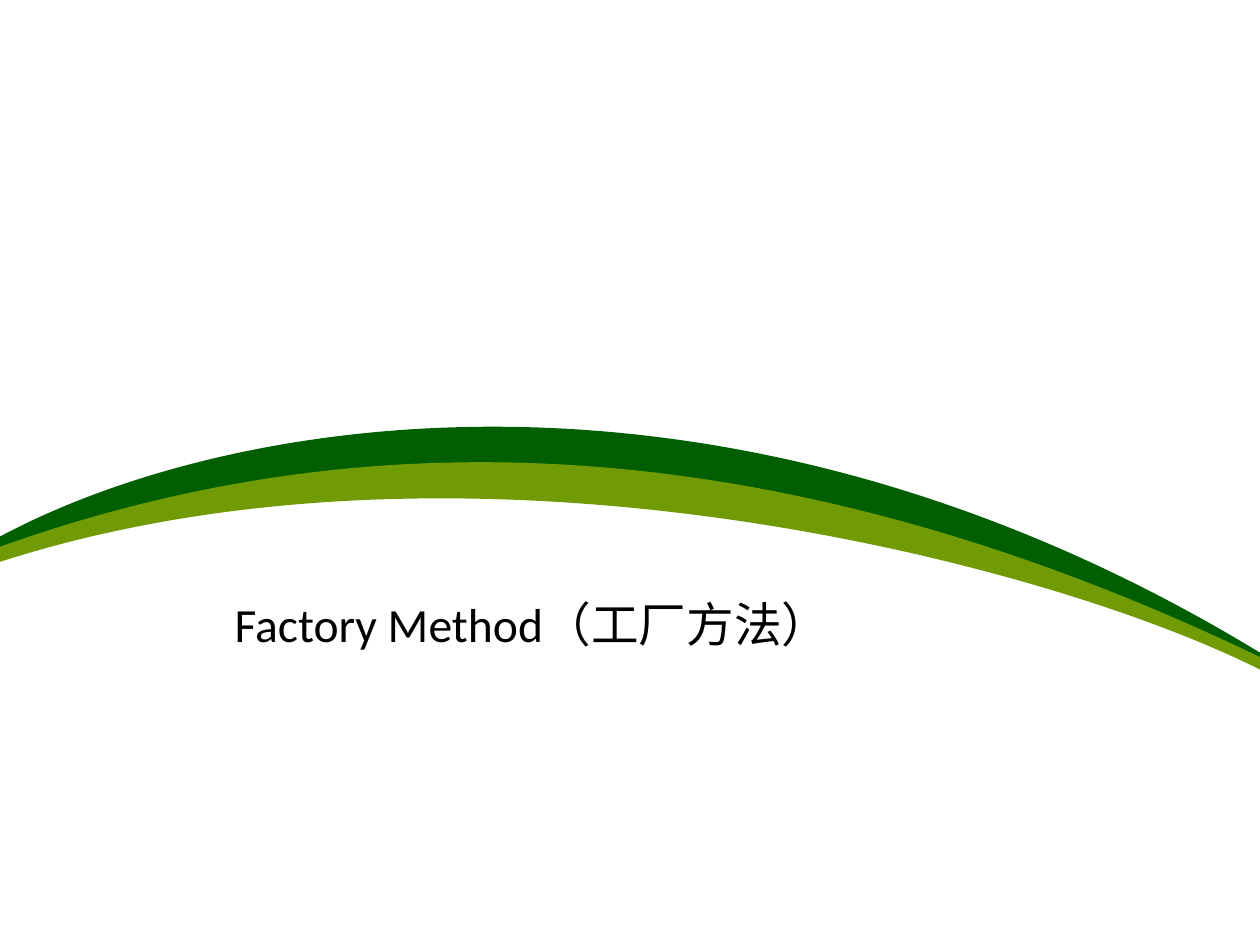
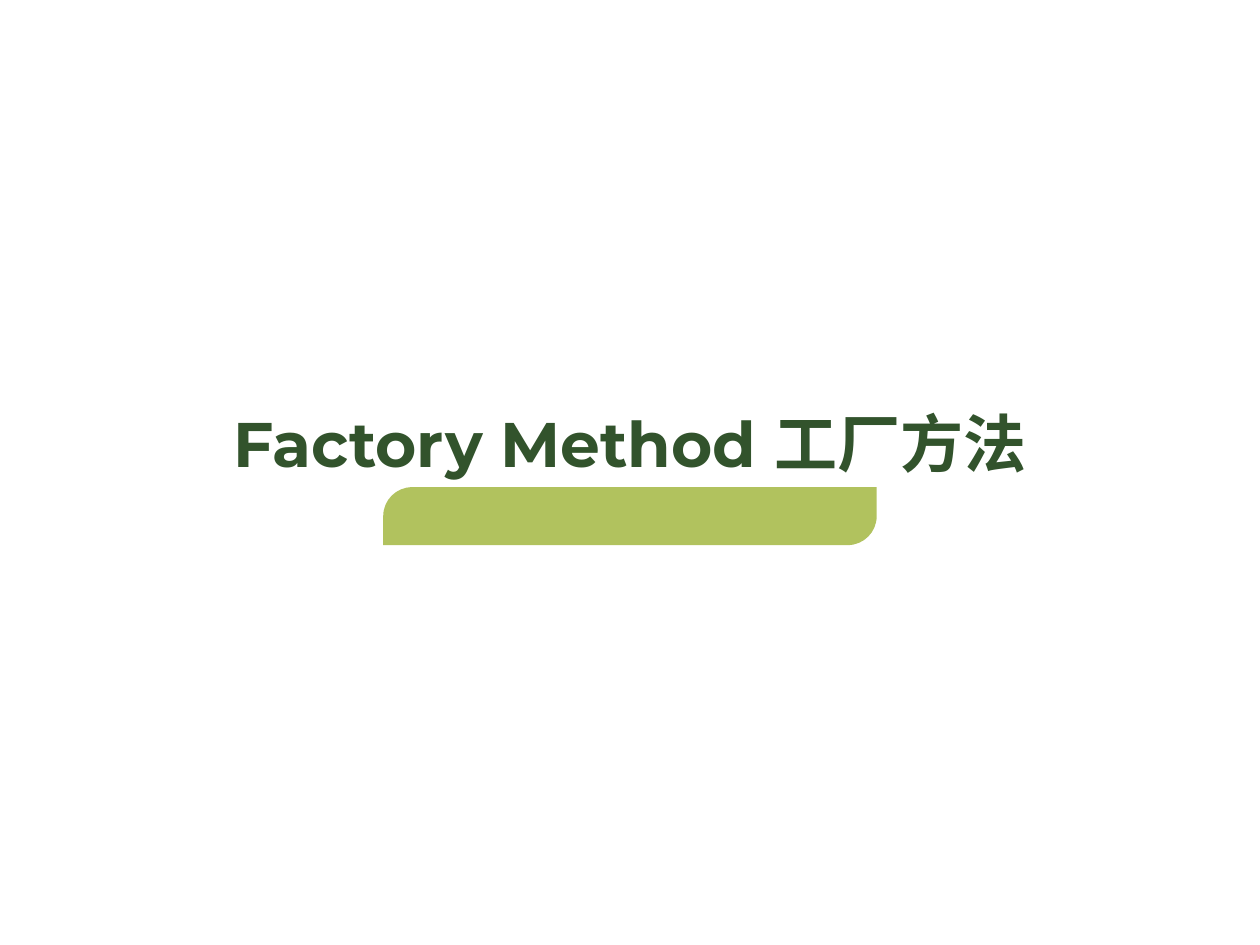
Before and after one commit to PlumpMath/DesignPattern-108, a slide deck: slide 22 of doc/Design Pattern.ppt. Drawn at 1260x945 pixels with LibreOffice and Linux fonts; fonts in the diff are those of the drawing. Boxes give left, top, right and bottom in pixels: in the first picture for what was removed or moved away, otherwise in the second. Text is boxed around its words. In the diff, an @@ line names an element or a change of style, - is before the commit and + after.

```diff
--- a/doc/Design Pattern.ppt
+++ b/doc/Design Pattern.ppt
@@ text "Factory Method 工厂方法" at <box>233,412,1027,480</box>: vertical alignment middle to bottom @@
@@ text at <box>233,412,1027,480</box>: text changed; size 27.2 to 36 pt; font Calibri to Montserrat; text colour #000000 to #32532C; bold on @@
-Factory Method（工厂方法）
+Factory Method 工厂方法
@@ freeform shape removed at <box>0,462,1260,670</box> @@
@@ freeform shape: place and size @@
-freeform shape at <box>0,427,1260,660</box>
+freeform shape at <box>383,488,877,546</box>
@@ freeform shape at <box>383,488,877,546</box>: fill #015F02 to #B1C25E @@
```
Also in this commit, not shown: 7 other slides changed, 2 slides added, 2 slides removed.
